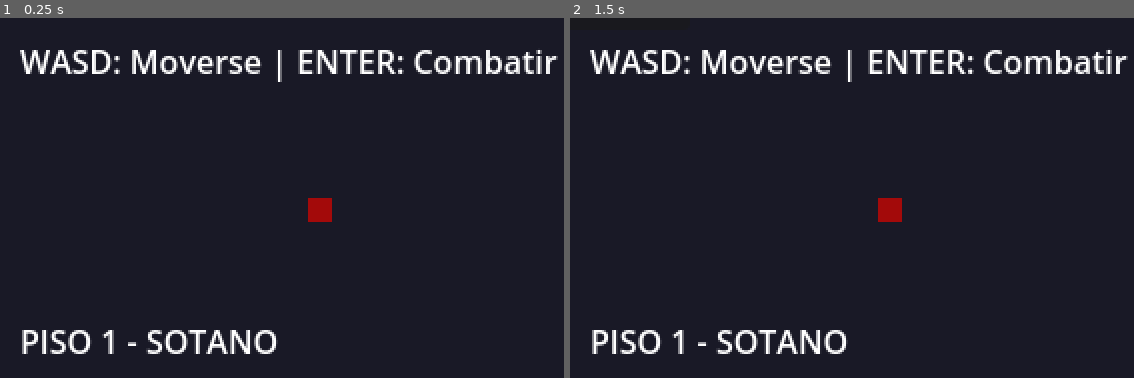
Above: before the commit, frames 1-2 (left to right).
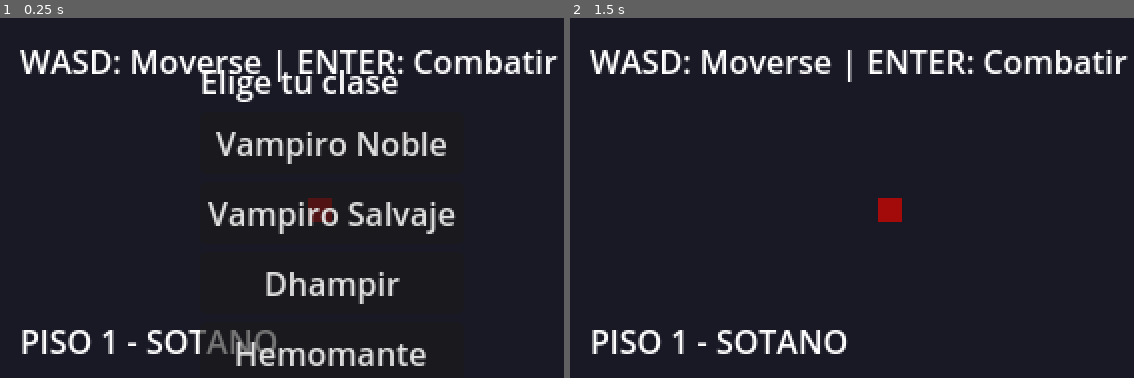
Above: after the commit, the same moments.

Repository: polidisio/VampireCityRPG
Game: Godot game, scene res://scenes/level.tscn
Same seed, same stepped clock (60 frames per second), same inputs: the game is played once before the commit and once after it.
Inputs (mouse positions are in pixels of both pictures, inside the frame that each line leads up to):
- Up to frame 1 (0.25 s): no input
- Up to frame 2 (1.5 s): click (902, 144) at 0.5 s, where only the run after the commit has a clickable "Vampiro Noble"; tap Enter (ui_accept) at 1.25 s; hold Right (ui_right) from 1.28 s (still down); hold Enter (ui_accept) from 1.28 s (still down); tap I at 1.35 s

The runs differ from the first frame. In frame 1, 6.4% of the frame differs, in the area x 35-81%, y 14-97%; in frame 2, less than 0.1%.

Commit message:
feat: phase 1 - inventory menu, equipment, battle items, class select, save/load
Co-Authored-By: Claude Sonnet 5.5 <noreply@anthropic.com>

Diff:
--- a/scenes/battle.tscn
+++ b/scenes/battle.tscn
@@ -51,19 +51,19 @@
 layout_mode = 2
 text = "Enemy HP: 50/50"
 
-[node name="Menu" type="VBoxContainer" parent="BattleUI/Panel"]
+[node name="Menu" type="HBoxContainer" parent="BattleUI/Panel"]
 layout_mode = 1
-anchors_preset = 8
+anchors_preset = 7
 anchor_left = 0.5
-anchor_top = 0.5
+anchor_top = 1.0
 anchor_right = 0.5
-anchor_bottom = 0.5
-offset_left = -60.0
+anchor_bottom = 1.0
+offset_left = -145.0
 offset_top = -30.0
-offset_right = 60.0
-offset_bottom = 30.0
+offset_right = 145.0
+offset_bottom = -4.0
 grow_horizontal = 2
-grow_vertical = 2
+grow_vertical = 0
 
 [node name="AttackBtn" type="Button" parent="BattleUI/Panel/Menu"]
 layout_mode = 2
--- a/scripts/battle_system.gd
+++ b/scripts/battle_system.gd
@@ -20,6 +20,8 @@
 	if ui:
 		ui.visible = false
 		ui.skill_selected.connect(_on_skill_selected)
+		ui.item_selected.connect(_on_item_selected)
+		ui.item_pressed.connect(_on_item_pressed)
 	else:
 		push_error("BattleSystem: UI no encontrada")
 
@@ -183,6 +185,24 @@
 func _on_skill_pressed():
 	if is_player_turn and is_battle_active:
 		ui.show_skill_menu(player_team[0].skills)
+
+func _on_item_pressed():
+	if not (is_player_turn and is_battle_active):
+		return
+	var usable = player_inventory.get_consumables() if player_inventory else []
+	if usable.is_empty():
+		ui.add_log("¡No tienes objetos!")
+		return
+	ui.show_item_menu(usable)
+
+func _on_item_selected(item: ItemData):
+	if not (is_player_turn and is_battle_active):
+		return
+	player_team[0].use_item(item)
+	player_inventory.remove_item(item)
+	ui.add_log("%s usa %s" % [player_team[0].character_name, item.name])
+	ui.update_stats()
+	next_turn()
 
 func _on_skill_selected(index: int):
 	player_use_skill(index, first_alive_enemy())
--- a/scripts/battle_ui.gd
+++ b/scripts/battle_ui.gd
@@ -1,6 +1,8 @@
 extends Control
 
 signal skill_selected(index: int)
+signal item_selected(item: ItemData)
+signal item_pressed
 
 @onready var player_hp_label = $Panel/VBox/PlayerHP
 @onready var player_mp_label = $Panel/VBox/PlayerMP
@@ -14,10 +16,18 @@
 var enemy_team: Array = []
 
 func _ready():
+	var scroll = ScrollContainer.new()
+	scroll.custom_minimum_size = Vector2(150, 54)
+	scroll.visible = false
+	$Panel.add_child(scroll)
+	scroll.set_anchors_and_offsets_preset(Control.PRESET_CENTER)
 	skill_menu = VBoxContainer.new()
-	skill_menu.visible = false
-	$Panel.add_child(skill_menu)
-	skill_menu.set_anchors_and_offsets_preset(Control.PRESET_CENTER)
+	scroll.add_child(skill_menu)
+	var ib = Button.new()
+	ib.text = "Objeto"
+	menu.add_child(ib)
+	menu.move_child(ib, 2)
+	ib.pressed.connect(func(): item_pressed.emit())
 	log_label = Label.new()
 	log_label.position = Vector2(10, 10)
 	add_child(log_label)
@@ -29,7 +39,7 @@
 	log_label.text = ""
 	update_stats()
 	menu.visible = false
-	skill_menu.visible = false
+	skill_menu.get_parent().visible = false
 
 func update_stats():
 	if player_char:
@@ -41,26 +51,31 @@
 	enemy_hp_label.text = " | ".join(parts)
 
 func show_player_menu():
-	skill_menu.visible = false
+	skill_menu.get_parent().visible = false
 	menu.visible = true
 
 func show_skill_menu(skills: Array):
+	_show_list(skills.map(func(sk): return "%s (%d MP)" % [sk.name, sk.mp_cost]), func(i): skill_selected.emit(i))
+
+func show_item_menu(items: Array):
+	_show_list(items.map(func(it): return it.name), func(i): item_selected.emit(items[i]))
+
+func _show_list(labels: Array, on_pick: Callable):
 	for c in skill_menu.get_children():
 		c.queue_free()
-	for i in skills.size():
+	for i in labels.size():
 		var b = Button.new()
-		b.text = "%s (%d MP)" % [skills[i].name, skills[i].mp_cost]
+		b.text = labels[i]
 		b.pressed.connect(func():
-			skill_menu.visible = false
-			menu.visible = false
-			skill_selected.emit(i))
+			skill_menu.get_parent().visible = false
+			on_pick.call(i))
 		skill_menu.add_child(b)
 	var back = Button.new()
 	back.text = "Volver"
 	back.pressed.connect(show_player_menu)
 	skill_menu.add_child(back)
 	menu.visible = false
-	skill_menu.visible = true
+	skill_menu.get_parent().visible = true
 
 func add_log(text: String):
 	log_lines.append(text)
--- a/scripts/character_data.gd
+++ b/scripts/character_data.gd
@@ -113,6 +113,28 @@
 	var actual_damage = max(1, amount - defense)
 	hp = max(0, hp - actual_damage)
 	return actual_damage
+
+func equip(item: ItemData) -> ItemData:
+	var slot = {ItemData.ItemType.WEAPON: "weapon", ItemData.ItemType.ARMOR: "armor", ItemData.ItemType.ACCESSORY: "accessory"}[item.type]
+	var old: ItemData = equipment[slot]
+	if old:
+		attack -= old.attack_bonus
+		defense -= old.defense_bonus
+	equipment[slot] = item
+	attack += item.attack_bonus
+	defense += item.defense_bonus
+	return old
+
+func use_item(item: ItemData):
+	heal(item.hp_restore)
+	mp = min(max_mp, mp + item.mp_restore)
+
+static func create_for_class(c: ClassType) -> CharacterData:
+	match c:
+		ClassType.SALVAJE: return create_salvaje()
+		ClassType.DHAMPIR: return create_dhamphir()
+		ClassType.HEMOMANTE: return create_hemomante()
+		_: return create_noble()
 
 func heal(amount: int):
 	hp = min(max_hp, hp + amount)
--- /dev/null
+++ b/scripts/inventory_menu.gd
@@ -0,0 +1,61 @@
+extends CanvasLayer
+class_name InventoryMenu
+
+signal closed
+
+var character: CharacterData
+var inventory: Inventory
+var info: Label
+var list: VBoxContainer
+
+func _init(c: CharacterData, inv: Inventory):
+	character = c
+	inventory = inv
+
+func _ready():
+	var panel = Panel.new()
+	panel.set_anchors_and_offsets_preset(Control.PRESET_FULL_RECT)
+	add_child(panel)
+	info = Label.new()
+	info.position = Vector2(8, 8)
+	panel.add_child(info)
+	var scroll = ScrollContainer.new()
+	scroll.position = Vector2(150, 8)
+	scroll.size = Vector2(162, 164)
+	panel.add_child(scroll)
+	list = VBoxContainer.new()
+	list.custom_minimum_size.x = 150
+	scroll.add_child(list)
+	refresh()
+
+func _unhandled_input(event):
+	if event.is_action_pressed("ui_cancel") or (event is InputEventKey and event.pressed and event.keycode == KEY_I):
+		get_viewport().set_input_as_handled()
+		closed.emit()
+		queue_free()
+
+func refresh():
+	var c = character
+	var eq = func(slot): return c.equipment[slot].name if c.equipment[slot] else "-"
+	info.text = "%s Nv%d\nHP %d/%d\nMP %d/%d\nATK %d DEF %d VEL %d\nEXP %d/%d\nOro %d\n\nArma: %s\nArmadura: %s\nAccesorio: %s\n\n[I/Esc] cerrar" % [
+		c.character_name, c.level, c.hp, c.max_hp, c.mp, c.max_mp, c.attack, c.defense, c.speed,
+		c.experience, c.experience_to_next_level, inventory.gold,
+		eq.call("weapon"), eq.call("armor"), eq.call("accessory")]
+	for n in list.get_children():
+		n.queue_free()
+	for item in inventory.items:
+		var b = Button.new()
+		b.text = item.name
+		b.tooltip_text = item.description
+		b.pressed.connect(_on_item.bind(item))
+		list.add_child(b)
+
+func _on_item(item: ItemData):
+	if item.type == ItemData.ItemType.CONSUMABLE:
+		character.use_item(item)
+	else:
+		var old = character.equip(item)
+		if old:
+			inventory.items.append(old)
+	inventory.remove_item(item)
+	refresh()
--- a/scripts/item_data.gd
+++ b/scripts/item_data.gd
@@ -80,3 +80,10 @@
 		create_consumable("Éter Mediano", "Restaura 40 MP", 0, 40, 30),
 		create_consumable("Poción Mixta", "Restaura 40 HP y 20 MP", 40, 20, 25)
 	]
+
+static func find_by_id(item_id: String) -> ItemData:
+	for list in [get_all_weapons(), get_all_armors(), get_all_consumables()]:
+		for i in list:
+			if i.id == item_id:
+				return i
+	return null
--- a/scripts/level.gd
+++ b/scripts/level.gd
@@ -3,36 +3,90 @@
 @onready var player = $Player
 @onready var battle_system = $BattleSystem
 
-var in_combat: bool = false
+var busy: bool = false
 var player_inventory: Inventory
 
 func _ready():
 	battle_system.battle_ended.connect(_on_battle_ended)
 	battle_system.battle_fled.connect(_on_battle_fled)
-	player_inventory = Inventory.new()
+	var saved = SaveGame.load_game()
+	if saved.is_empty():
+		player_inventory = Inventory.new()
+		_show_class_select()
+	else:
+		player.character_data = saved[0]
+		player_inventory = saved[1]
+
+func _show_class_select():
+	busy = true
+	player.process_mode = Node.PROCESS_MODE_DISABLED
+	var layer = CanvasLayer.new()
+	var box = VBoxContainer.new()
+	box.position = Vector2(100, 20)
+	layer.add_child(box)
+	var title = Label.new()
+	title.text = "Elige tu clase"
+	box.add_child(title)
+	for c in [CharacterData.ClassType.NOBLE, CharacterData.ClassType.SALVAJE, CharacterData.ClassType.DHAMPIR, CharacterData.ClassType.HEMOMANTE]:
+		var data = CharacterData.create_for_class(c)
+		var b = Button.new()
+		b.text = data.character_name
+		b.pressed.connect(func():
+			player.character_data = data
+			layer.queue_free()
+			busy = false
+			player.process_mode = Node.PROCESS_MODE_INHERIT
+			_save())
+		box.add_child(b)
+	add_child(layer)
+
+func _save():
+	SaveGame.save(player.character_data, player_inventory)
 
 func _unhandled_input(event):
-	if not in_combat and event.is_action_pressed("ui_accept"):
+	if busy:
+		return
+	if event.is_action_pressed("ui_accept"):
 		try_start_battle()
+	elif event is InputEventKey and event.pressed and event.keycode == KEY_I:
+		_open_inventory()
+
+func _open_inventory():
+	busy = true
+	player.process_mode = Node.PROCESS_MODE_DISABLED
+	var menu = InventoryMenu.new(player.character_data, player_inventory)
+	menu.closed.connect(func():
+		busy = false
+		player.process_mode = Node.PROCESS_MODE_INHERIT
+		_save())
+	add_child(menu)
 
 func try_start_battle():
 	var difficulty = 1
 	var enemy_count = CharacterData.get_enemy_count_for_difficulty(difficulty)
 	var enemies: Array[CharacterData] = []
-
 	for i in range(enemy_count):
 		enemies.append(CharacterData.get_random_enemy(difficulty))
-
-	in_combat = true
+	busy = true
 	player.process_mode = Node.PROCESS_MODE_DISABLED
 	battle_system.start_battle(player.character_data, enemies, player_inventory)
 
+func _end_battle():
+	busy = false
+	player.process_mode = Node.PROCESS_MODE_INHERIT
+
 func _on_battle_ended(victory: bool):
-	in_combat = false
-	player.process_mode = Node.PROCESS_MODE_INHERIT
-	if not victory:
+	_end_battle()
+	if victory:
+		_save()
+	else:
+		# ponytail: sin penalización, revive con HP/MP completos
+		var c = player.character_data
+		c.hp = c.max_hp
+		c.mp = c.max_mp
+		_save()
 		get_tree().reload_current_scene()
 
 func _on_battle_fled():
-	in_combat = false
-	player.process_mode = Node.PROCESS_MODE_INHERIT
+	_end_battle()
+	_save()
--- a/scripts/player.gd
+++ b/scripts/player.gd
@@ -10,7 +10,6 @@
 var direction: Vector2 = Vector2.DOWN
 
 func _ready():
-	character_data = CharacterData.create_noble()
 	position = Vector2(160, 100)
 	update_sprite_color()
 
--- /dev/null
+++ b/scripts/save_game.gd
@@ -0,0 +1,38 @@
+class_name SaveGame
+
+const PATH = "user://save.json"
+const STATS = ["level", "experience", "experience_to_next_level", "hp", "max_hp", "mp", "max_mp", "attack", "defense", "speed"]
+
+static func exists() -> bool:
+	return FileAccess.file_exists(PATH)
+
+static func save(c: CharacterData, inv: Inventory) -> void:
+	var d = {"class": c.class_type, "gold": inv.gold,
+		"items": inv.items.map(func(i): return i.id), "equipment": {}}
+	for s in STATS:
+		d[s] = c.get(s)
+	for slot in c.equipment:
+		d.equipment[slot] = c.equipment[slot].id if c.equipment[slot] else ""
+	var f = FileAccess.open(PATH, FileAccess.WRITE)
+	f.store_string(JSON.stringify(d))
+
+# Returns [CharacterData, Inventory] or [] if missing/corrupt.
+static func load_game() -> Array:
+	if not exists():
+		return []
+	var d = JSON.parse_string(FileAccess.get_file_as_string(PATH))
+	if typeof(d) != TYPE_DICTIONARY or not d.has("class"):
+		return []
+	var c = CharacterData.create_for_class(int(d["class"]))
+	for s in STATS:
+		if d.has(s):
+			c.set(s, int(d[s]))
+	for slot in d.get("equipment", {}):
+		c.equipment[slot] = ItemData.find_by_id(d.equipment[slot])
+	var inv = Inventory.new()
+	inv.gold = int(d.get("gold", 0))
+	for id in d.get("items", []):
+		var it = ItemData.find_by_id(id)
+		if it:
+			inv.items.append(it)
+	return [c, inv]
Not shown, changed: tasks/todo.md
